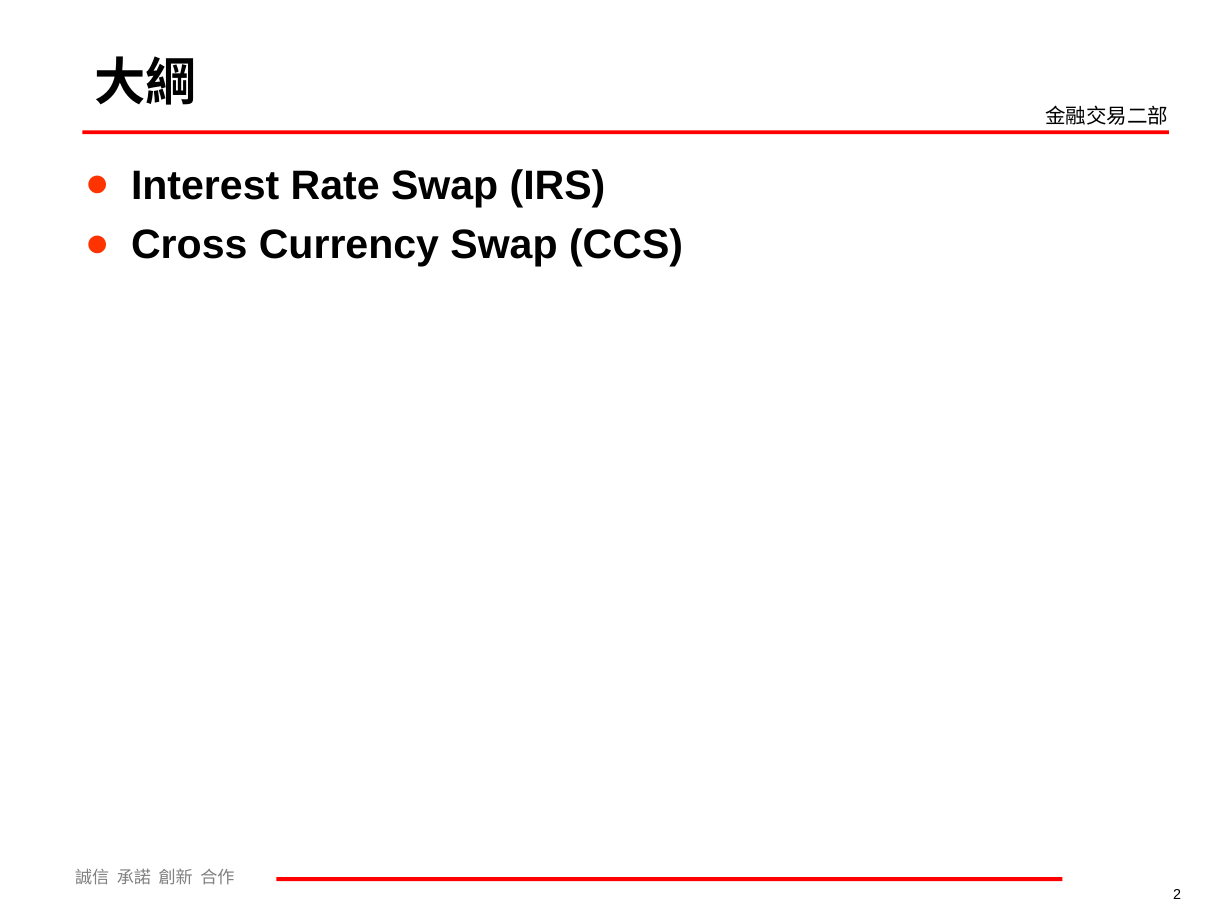
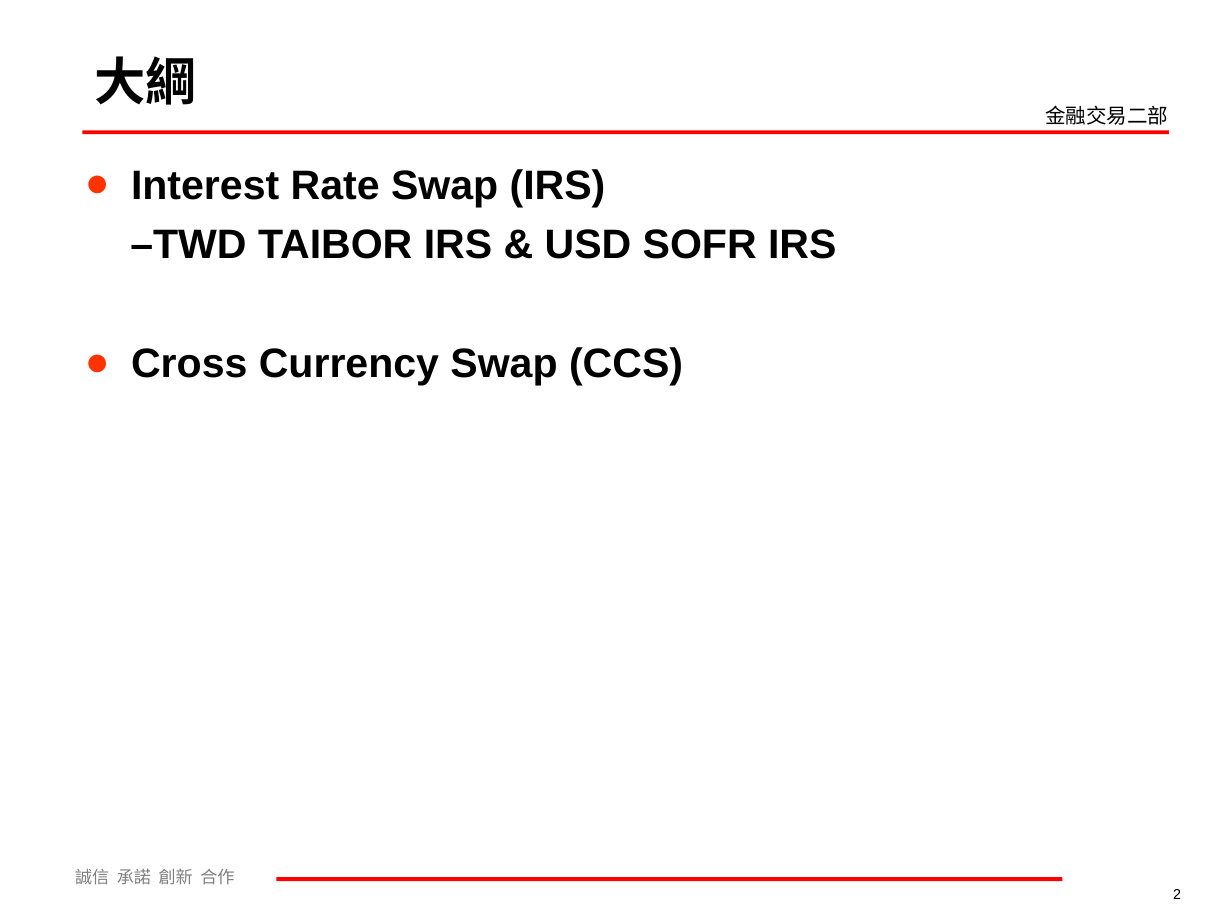
Before and after one commit to mark838308/Mark-Wang, a slide deck: slide 2 of 利率及衍生性商品介紹60分鐘課程.ppt. Drawn at 1232x924 pixels with LibreOffice and Linux fonts; fonts in the diff are those of the drawing; background and template pictures are left out. Boxes give left, top, right and bottom in pixels: in the first picture for what was removed or moved away, otherwise in the second. Text is boxed around its words. In the diff, an @@ line names an element or a change of style, - is before the commit and + after.

```diff
--- a/利率及衍生性商品介紹60分鐘課程.ppt
+++ b/利率及衍生性商品介紹60分鐘課程.ppt
@@ text at <box>130,229,836,259</box>: paragraph added @@
+–TWD TAIBOR IRS & USD SOFR IRS
```
Also in this commit, not shown: 5 other slides changed, 7 slides added.
